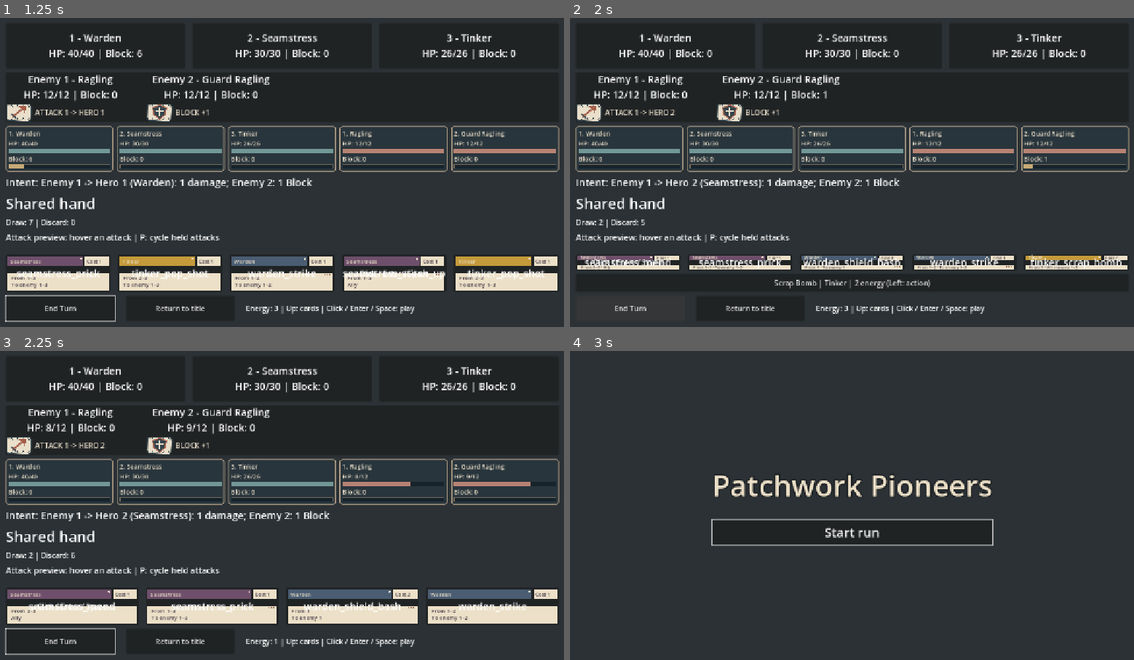
Above: before the commit, frames 1-4 (two rows, left to right).
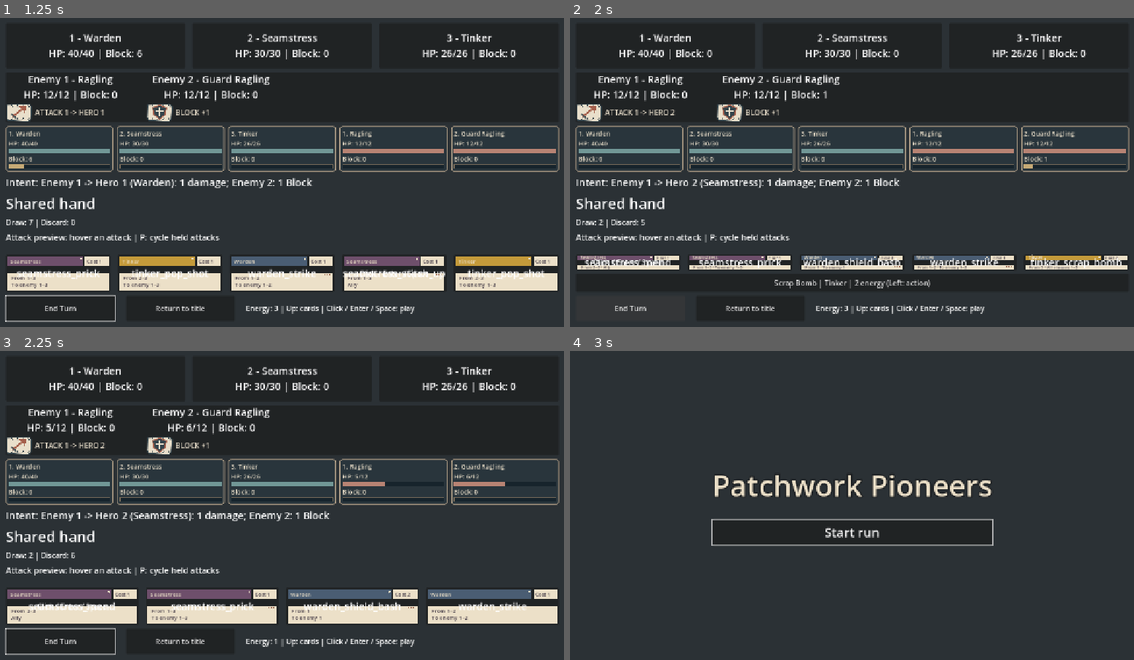
Above: after the commit, the same moments.

Repository: jcoev123-jpg/PatchworkPioneers
Game: Godot game, scene res://scenes/app.tscn
Two runs of this game, one before a commit and one after it. Both use one fixed random seed, a clock stepped at 60 frames per second and the inputs below.
Inputs:
- Up to frame 1 (1.25 s): click "Start run" at 0.5 s
- Up to frame 2 (2 s): click "End Turn" at 1.25 s
- Up to frame 3 (2.25 s): click "Scrap Bomb | Tinker | 2 energ…" at 2 s
- Up to frame 4 (3 s): click "Return to title" at 2.75 s

Frames 1-2 are identical in both runs. In frame 3, 0.2% of the frame differs, in the area x 8-95%, y 23-44%; in frame 4, nothing differs.

Commit message:
Patchwork Pioneers cycle 027: Route live Scrap Bomb through the shared attack transaction
Accepted by relay v2 (Claude final review, tests green).

Diff:
--- a/scripts/live_area_attack_action.gd
+++ b/scripts/live_area_attack_action.gd
@@ -1,5 +1,5 @@
 extends Node
-## Presentation and session guards only; CombatAreaAttacks owns the transaction.
+## Presentation and session guards only; LiveAttackPreview owns the shared transaction.
 
 var button: Button
 var _battle: Control
@@ -11,7 +11,8 @@
 var _token := 0
 var _queued := false
 var _callback: Callable
-var _play := CombatAreaAttacks.new()
+var _presenter: Node
+var _turn := -1
 
 
 func _ready() -> void:
@@ -86,6 +87,8 @@
 	if token != _token or _queued or not is_instance_valid(button) or button.disabled or not _eligible():
 		return
 	_queued = true
+	_presenter = get_parent().get_node_or_null("LiveAttackPreview")
+	_turn = get_parent().enemy_intents._turn_index if get_parent().enemy_intents != null else -1
 	button.disabled = true
 	# Hand controls may be freed by refresh, outside the GUI input dispatch.
 	_activate.call_deferred(token)
@@ -95,8 +98,9 @@
 	if token != _token or not _queued:
 		return
 	_queued = false
-	if _eligible() and _play.play_scrap_bomb(_deck, _party, _enemies):
-		get_parent()._refresh_hand()
+	if _eligible() and is_instance_valid(_presenter) \
+			and _presenter == get_parent().get_node_or_null("LiveAttackPreview") \
+			and _presenter.play_scrap_bomb(_deck, _party, _enemies, _result, _rng, _turn, 0):
 		get_parent().end_turn_button.grab_focus()
 	_sync_battle()
 
@@ -123,3 +127,5 @@
 	_enemies = null
 	_result = null
 	_rng = null
+	_presenter = null
+	_turn = -1
--- a/scripts/live_attack_preview.gd
+++ b/scripts/live_attack_preview.gd
@@ -15,6 +15,43 @@
 var _queued := false
 var _token := 0
 var _turn := -1
+var _session: Array = []
+
+
+## The separate Bomb button delegates here so both Tinker cards share one turn bonus.
+## Do not resync here: a missing/stale binding must reject without resetting that bonus.
+func play_scrap_bomb(deck: CombatDeck, party: CombatParty, enemies: CombatEnemies,
+		result: CombatBattleResult, rng: RandomNumberGenerator, turn: int, position: int = 0) -> bool:
+	var app = get_parent()
+	if app == null or not is_inside_tree() or deck != _deck or app.deck != _deck \
+			or not is_instance_valid(_battle) or app.battle_view != _battle \
+			or not _battle.is_visible_in_tree() or not is_instance_valid(app.hand_view) \
+			or not _battle.is_ancestor_of(app.hand_view) or not app.hand_view.is_visible_in_tree():
+		return false
+	if _session != [party, enemies, result, rng, app.enemy_intents] \
+			or _session != [app.party, app.enemies, app.battle_result, app.run_rng, app.enemy_intents] \
+			or app.enemy_intents == null or turn != _turn or turn != app.enemy_intents._turn_index:
+		return false
+	if result == null or result._party != party or result._enemies != enemies or not result.can_continue():
+		return false
+	var event := _play.play_attack(deck, party, enemies, "tinker_scrap_bomb", position)
+	if not event.ok:
+		return false
+	last_event = event
+	_after_attack()
+	return true
+
+
+func _after_attack() -> void:
+	var app = get_parent()
+	_armed = null
+	_token += 1
+	_queued = false
+	app._refresh_hand()
+	app._refresh_enemy_roster()
+	app._refresh_intents()
+	app._observe_battle_result()
+	_sync_battle()
 
 
 func _process(_delta: float) -> void:
@@ -101,11 +138,7 @@
 		return
 	last_event = _play.play_attack(_deck, party, enemies, id, position)
 	if last_event.ok:
-		_armed = null
-		_token += 1
-		app._refresh_hand()
-		app._refresh_enemy_roster()
-		_sync_battle()
+		_after_attack()
 
 
 func _card_id(panel) -> String:
@@ -144,6 +177,7 @@
 		_clear()
 		_battle = app.battle_view
 		_deck = app.deck
+		_session = [app.party, app.enemies, app.battle_result, app.run_rng, app.enemy_intents]
 		_play = CombatAttackCards.new()
 		last_event = {}
 		_battle.tree_exiting.connect(_clear, CONNECT_ONE_SHOT)
@@ -248,4 +282,5 @@
 	cue = null
 	_battle = null
 	_deck = null
+	_session = []
 	_selected = null
--- a/tests/live_area_attack_action_test.gd
+++ b/tests/live_area_attack_action_test.gd
@@ -155,7 +155,9 @@
 		_check(app.enemies.gain_block(1, 2) and enemies.gain_block(1, 2), "Block fixture")
 		_check(app.enemies.apply_damage(2, 9) and enemies.apply_damage(2, 9), "second enemy has three HP")
 		var before := _live()
-		_check(CombatAreaAttacks.new().play_scrap_bomb(deck, party, enemies), "scene-free resolver accepts same fixture")
+		var oracle := CombatAttackCards.new()
+		oracle.start_player_turn()
+		_check(oracle.play_attack(deck, party, enemies, ID, 0).ok, "shared scene-free resolver accepts same fixture")
 		seed(9123)
 		var expected_global := randi()
 		seed(9123)
@@ -167,8 +169,10 @@
 		_check(_state(app.deck, app.party, app.enemies, app.run_rng) == _state(deck, party, enemies, rng), "complete state equals scene-free resolver")
 		_check(app.deck.energy == 1 and app.deck.discard_pile == [ID]
 			and app.deck.hand.size() == 4, "exact two energy and one discard")
-		_check(app.enemies.get_enemy(1).hp == 10 and app.enemies.get_enemy(1).block == 0
-			and app.enemies.get_enemy(2).hp == 0 and app.enemies.get_enemy(2).position == 2, "four damage Block first and slain slot retained")
+		_check(app.enemies.get_enemy(1).hp == 7 and app.enemies.get_enemy(1).block == 0
+			and app.enemies.get_enemy(2).hp == 0 and app.enemies.get_enemy(2).position == 2, "seven damage Block first and slain slot retained")
+		_check(app.get_node("LiveAttackPreview").last_event.hits[0].damage == 7,
+			"mounted Bomb includes first-attack passive")
 		_check(_live().slice(1) == before.slice(1), "intents and selector unchanged")
 		_check(is_instance_valid(app.intent_label) and app.intent_label.is_visible_in_tree()
 			and app.intent_label.text == "Intent: Enemy 1 -> Hero 1 (Warden): 1 damage",
@@ -185,14 +189,14 @@
 	await _rejections()
 	# Opposite survivor: the Guard's Block announcement and badge stay intact.
 	if await _start():
-		_check(app.enemies.apply_damage(1, 8), "Ragling at four HP before real bomb")
+		_check(app.enemies.apply_damage(1, 5), "Ragling at seven HP before real bomb")
 		var before := _live()
 		var expected: Array = before[0].duplicate(true)
 		expected[3] -= 2
 		expected[1].erase(ID)
 		expected[2].append(ID)
 		expected[6][0].hp = 0
-		expected[6][1].hp -= 4
+		expected[6][1].hp -= 7
 		await _mouse(presenter.button)
 		_check(_live()[0] == expected and _live().slice(1) == before.slice(1)
 			and app.session_gold == 0, "Guard survivor bomb preserves complete expected state, statuses, intents and RNG")
@@ -209,7 +213,7 @@
 		await _frames()
 	# Final living target: the existing result observer closes the deck and UI.
 	if await _start():
-		_check(app.enemies.apply_damage(1, 12) and app.enemies.apply_damage(2, 8), "slain first slot and final enemy at four HP")
+		_check(app.enemies.apply_damage(1, 12) and app.enemies.apply_damage(2, 5), "slain first slot and final enemy at seven HP")
 		var before := _live()
 		var expected: Array = before[0].duplicate(true)
 		var reference := RandomNumberGenerator.new()
@@ -241,7 +245,7 @@
 
 
 func _rejections() -> void:
-	for mode in ["energy", "downed", "position", "removed", "targets", "inactive", "terminal", "hidden", "identity", "deck_identity", "enemies_identity", "rng_identity", "result_identity"]:
+	for mode in ["energy", "downed", "position", "removed", "targets", "inactive", "terminal", "hidden", "identity", "deck_identity", "enemies_identity", "rng_identity", "result_identity", "presenter_missing", "presenter_unbound", "queued_turn"]:
 		if not await _start():
 			return
 		var callback: Callable = presenter._callback
@@ -253,6 +257,10 @@
 		var original_deck: CombatDeck = app.deck
 		var original_enemies: CombatEnemies = app.enemies
 		var original_rng: RandomNumberGenerator = app.run_rng
+		var attack_presenter = app.get_node("LiveAttackPreview")
+		var service = attack_presenter._play
+		var bonus: int = service._tinker.bonus_for_attack(ID)
+		_check(bonus == 3, "rejected action starts with pending first-attack bonus: " + mode)
 		if mode == "energy":
 			_check(app.deck.try_spend_energy(3), "zero energy fixture")
 		elif mode == "downed":
@@ -297,11 +305,25 @@
 			app.run_rng.seed = app.run_seed
 		elif mode == "result_identity":
 			app.battle_result = CombatBattleResult.new(app.party, app.enemies)
+		elif mode == "presenter_missing":
+			app.remove_child(attack_presenter)
+		elif mode == "presenter_unbound":
+			attack_presenter._clear()
+		elif mode == "queued_turn":
+			app.enemy_intents.advance_turn()
+			app.enemy_attacks = app.enemy_intents.get_intents()
 		var before := _live()
 		var old_state := _state(original_deck, original_party, original_enemies, original_rng)
+		seed(9876)
+		var global_next := randi()
+		seed(9876)
 		presenter._activate(token)
 		callback.call()
 		_check(_live() == before and _state(original_deck, original_party, original_enemies, original_rng) == old_state, "rejection preserves complete state: " + mode)
+		_check(service._tinker.bonus_for_attack(ID) == bonus and randi() == global_next,
+			"rejection preserves pending bonus and global RNG: " + mode)
+		if mode == "presenter_missing":
+			app.add_child(attack_presenter)
 		app.return_button.pressed.emit()
 		await _frames()
 	# Duplicates must be gated even if another copy and sufficient energy remain.
@@ -313,7 +335,9 @@
 		callback.call()
 		await _frames()
 		_check(app.deck.energy == 4 and app.deck.discard_pile == [ID]
-			and app.deck.hand.count(ID) == 1 and app.enemies.get_enemy(1).hp == 8, "duplicate callbacks resolve exactly once with playable extra copy")
+			and app.deck.hand.count(ID) == 1 and app.enemies.get_enemy(1).hp == 5, "duplicate callbacks resolve exactly once with playable extra copy")
+		_check(app.get_node("LiveAttackPreview")._play._tinker.bonus_for_attack(ID) == 0,
+			"duplicate activation consumes shared bonus exactly once")
 		app.return_button.pressed.emit()
 		await _frames()
 
@@ -327,6 +351,7 @@
 	var party: CombatParty = app.party
 	var enemies: CombatEnemies = app.enemies
 	var rng: RandomNumberGenerator = app.run_rng
+	var old_service = app.get_node("LiveAttackPreview")._play
 	var before := _state(deck, party, enemies, rng)
 	callback.call()
 	app.return_button.pressed.emit()
@@ -340,6 +365,9 @@
 	callback.call()
 	await _frames()
 	_check(_live() == fresh and _state(deck, party, enemies, rng) == before, "stale Return and deferred callbacks preserve both sessions")
+	_check(old_service._tinker.bonus_for_attack(ID) == 3
+		and app.get_node("LiveAttackPreview")._play._tinker.bonus_for_attack(ID) == 3,
+		"stale callbacks preserve both sessions' pending bonuses")
 	_check(app.title_view.visible == false and is_instance_valid(presenter.button), "new session retains its own action")
 	app.return_button.pressed.emit()
 	await _frames()
--- a/tests/live_attack_preview_test.gd
+++ b/tests/live_attack_preview_test.gd
@@ -191,6 +191,8 @@
 	await _attacks()
 	await _rejections()
 	await _tinker_turns()
+	await _bomb_entry_guards()
+	await _mixed_tinker_turns()
 	await _kills()
 	await _stale_restart()
 	await _controls()
@@ -415,6 +417,131 @@
 	await _return()
 
 
+func _bomb_entry_guards() -> void:
+	var id := "tinker_scrap_bomb"
+	if not await _start(_seed_for(id)):
+		return
+	var service = presenter._play
+	_check(service._tinker.bonus_for_attack(id) == 3, "guard probes start with pending bonus")
+	for mode in ["selected_target", "wrong_turn", "bound_session", "hidden_hand"]:
+		var original_session: Array = presenter._session.duplicate()
+		if mode == "bound_session":
+			presenter._session = []
+		elif mode == "hidden_hand":
+			app.hand_view.hide()
+		var before := _snapshot()
+		var event: Dictionary = presenter.last_event.duplicate(true)
+		_check(not presenter.play_scrap_bomb(app.deck, app.party, app.enemies, app.battle_result,
+			app.run_rng, presenter._turn + (1 if mode == "wrong_turn" else 0),
+			1 if mode == "selected_target" else 0), "guarded Bomb entry rejects " + mode)
+		_check(_snapshot() == before and presenter.last_event == event
+			and service._tinker.bonus_for_attack(id) == 3, "entry rejection preserves state, event and pending bonus " + mode)
+		presenter._session = original_session
+		app.hand_view.show()
+	await _return()
+
+
+func _mixed_tinker_turns() -> void:
+	var bomb := "tinker_scrap_bomb"
+	var pop := "tinker_pop_shot"
+	var cards: Array[String] = []
+	cards.assign(JSON.parse_string(FileAccess.get_file_as_string(app.STARTER_DECK_PATH)))
+	var chosen := -1
+	for candidate in range(1000):
+		var probe_rng := RandomNumberGenerator.new()
+		probe_rng.seed = candidate
+		var probe := CombatDeck.new(cards, probe_rng)
+		probe.start_turn()
+		if bomb in probe.hand and pop in probe.hand:
+			chosen = candidate
+			break
+	_check(chosen >= 0, "seeded opening naturally holds both Tinker attacks")
+	if chosen < 0:
+		return
+	var previous_service
+	for bomb_first in [true, false]:
+		var replay: Array = []
+		for keyboard in [false, true]:
+			for session in range(2):
+				if not await _start(chosen):
+					return
+				_check(bomb in app.deck.hand and pop in app.deck.hand, "both authored cards held before physical permutation")
+				var service = presenter._play
+				_check(service != previous_service and service._tinker.bonus_for_attack(bomb) == 3,
+					"Return/restart creates a fresh pending bonus after prior consumed session")
+				previous_service = service
+				var rng := RandomNumberGenerator.new()
+				rng.seed = chosen
+				var deck := CombatDeck.new(cards, rng)
+				var party := CombatParty.new(app._load_party_definitions())
+				var enemies := CombatEnemies.new(app._load_enemy_definitions())
+				var intents := CombatEnemyIntents.new(app._load_enemy_schedule())
+				var result := CombatBattleResult.new(party, enemies)
+				var flow := CombatRoundFlow.new(deck, party, enemies, intents, result)
+				_check(flow.begin_fight(), "independent complete seeded fight starts")
+				var oracle := CombatAttackCards.new()
+				for position in [1, 2]:
+					_check(app.enemies.gain_block(position, 40) and enemies.gain_block(position, 40),
+						"living Block fixtures allow two complete mixed turns")
+				var trace: Array = []
+				for turn in range(2):
+					oracle.start_player_turn()
+					if turn == 1:
+						# Supply the same controlled second hand on the real, advanced session.
+						app.deck.hand.assign([bomb, pop])
+						deck.hand.assign([bomb, pop])
+						app._refresh_hand()
+						await _frames()
+					_check(presenter._play == service and service._tinker.bonus_for_attack(bomb) == 3,
+						"same attack service, fresh first-attack bonus at actual turn boundary")
+					var order := [bomb, pop] if bomb_first else [pop, bomb]
+					for index in range(2):
+						var id: String = order[index]
+						var damage: int = [7, 5][index] if bomb_first else [8, 4][index]
+						var event := oracle.play_attack(deck, party, enemies, id, 0 if id == bomb else 2)
+						_check(event.ok, "independent shared service accepts permutation step")
+						if id == bomb:
+							var action = app.get_node("LiveAreaAttackAction")
+							_check(is_instance_valid(action.button) and not action.button.disabled,
+								"actual target-free Bomb action available")
+							if not is_instance_valid(action.button):
+								await _return()
+								return
+							if keyboard:
+								action.button.grab_focus()
+								await _key(KEY_ENTER if session == 0 else KEY_SPACE)
+							else:
+								await _click(action.button)
+						else:
+							await _choose(id, keyboard)
+							if keyboard:
+								await _key(KEY_2)
+							else:
+								await _click(app.get_node("LiveEnemyRoster")._labels[1])
+						_check(presenter.last_event == event and event.hits[0].damage == damage,
+							"physical Bomb/Pop order deals exact authored damage with one shared bonus")
+						_check([app.deck.hand, app.deck.draw_pile, app.deck.discard_pile, app.deck.energy,
+							app.deck.turn_active, app.party.get_heroes(), app.enemies.get_enemies(),
+							app.run_rng.state, app.enemy_intents.get_intents()] == [deck.hand, deck.draw_pile,
+							deck.discard_pile, deck.energy, deck.turn_active, party.get_heroes(),
+							enemies.get_enemies(), rng.state, intents.get_intents()],
+							"complete live permutation transition matches independent shared transaction")
+						_check(service == presenter._play and service._tinker.bonus_for_attack(bomb) == 0,
+							"hand refresh never replaces consumed attack state")
+						trace.append(_snapshot())
+					_check(app.deck.energy == 0, "mixed turn spends exactly three energy")
+					if turn == 0:
+						_check(flow.end_turn(), "oracle advances same real round flow")
+						await _click(app.end_turn_button)
+						_check(app.enemy_intents._turn_index == 1 and app.deck.energy == 3,
+							"physical End Turn advances and refills real player turn")
+				if replay.is_empty():
+					replay = trace
+				else:
+					_check(trace == replay, "both mixed turns replay identically after Return across mouse/Enter/Space")
+				await _return()
+
+
 func _kills() -> void:
 	var id := "seamstress_prick"
 	if not await _start(_seed_for(id)):
